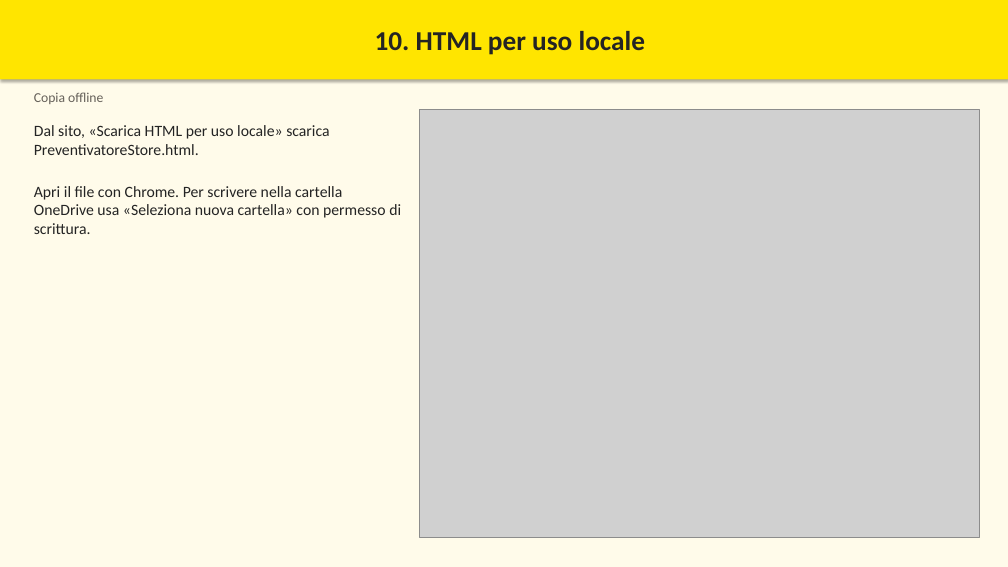
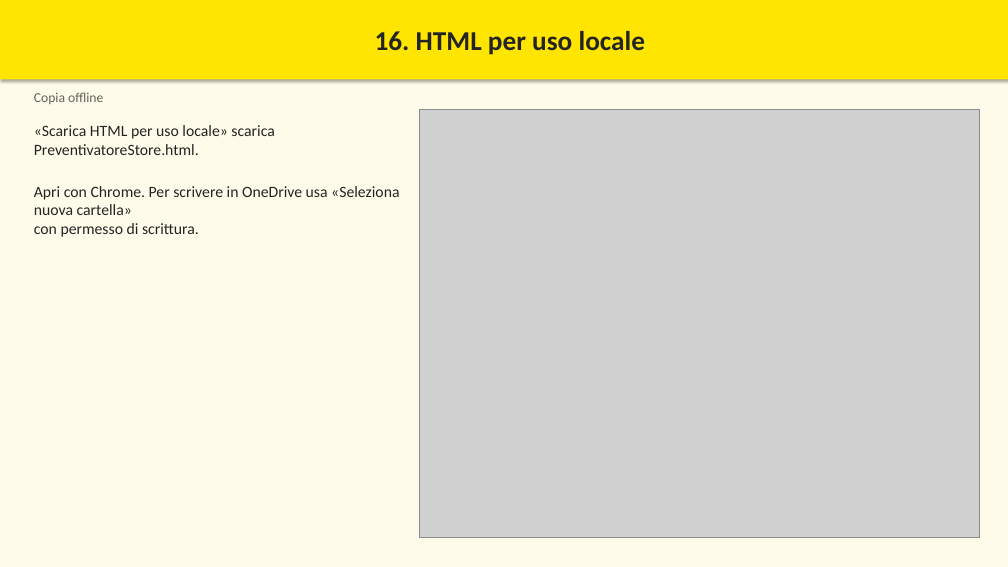
Before and after one commit to MBRP95/Preventivatore, a slide deck: slide 19 of docs/manuale/Manuale_Preventivatore.pptx (slide 11 before the commit). Drawn at 1008x567 pixels with LibreOffice and Linux fonts; fonts in the diff are those of the drawing; grey boxes stand for pictures. Boxes give left, top, right and bottom in pixels: in the first picture for what was removed or moved away, otherwise in the second. Text is boxed around its words. In the diff, an @@ line names an element or a change of style, - is before the commit and + after.

```diff
--- a/docs/manuale/Manuale_Preventivatore.pptx
+++ b/docs/manuale/Manuale_Preventivatore.pptx
@@ text in rectangle at (375, 31, 646, 55): text changed @@
-10. HTML per uso locale
+16. HTML per uso locale
@@ text at (34, 125, 399, 237): text changed @@
-Dal sito, «Scarica HTML per uso locale» scarica PreventivatoreStore.html.
-Apri il file con Chrome. Per scrivere nella cartella OneDrive usa «Seleziona nuova cartella» con permesso di scrittura.
+«Scarica HTML per uso locale» scarica PreventivatoreStore.html.
+Apri con Chrome. Per scrivere in OneDrive usa «Seleziona nuova cartella»
+con permesso di scrittura.
```
Also in this commit, not shown: 17 other slides changed, 8 slides added, 7 other files.
